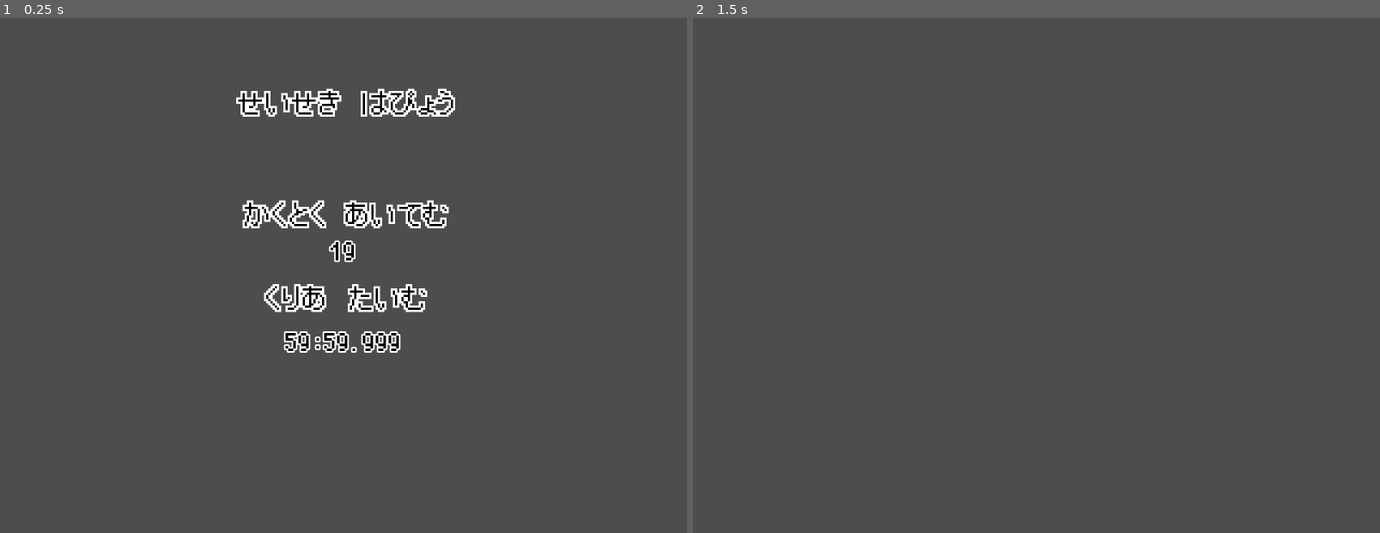
Above: before the commit, frames 1-2 (left to right).
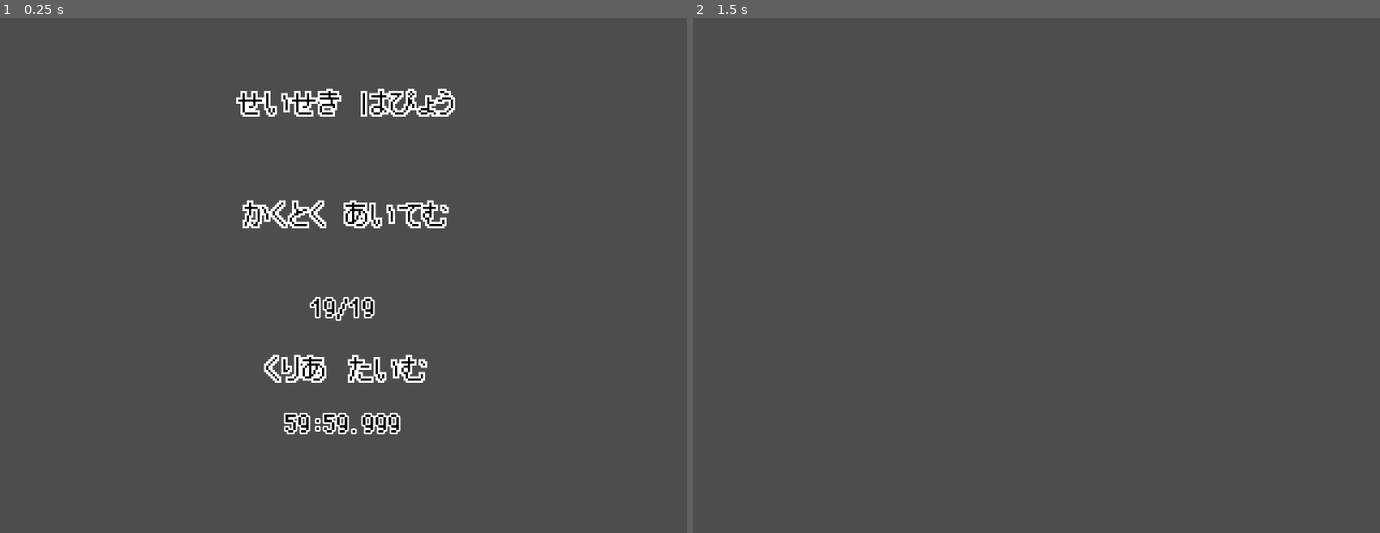
Above: after the commit, the same moments.

Repository: syun77/gd_ino
Game: Godot game, scene res://src/scenes/result/Result.tscn
The game is run twice, just before and just after one commit, with the same random seed, the same clock (stepped at 60 frames per second) and the same inputs.
Inputs (mouse positions are in pixels of both pictures, inside the frame that each line leads up to):
- Up to frame 1 (0.25 s): no input
- Up to frame 2 (1.5 s): tap Enter at 0.5 s; move the mouse to (1187, 249) at 0.52 s; hold Space (action) 0.53-1.28 s; hold Right (ui_right) from 0.53 s (still down); tap R (reset) at 1.25 s; move the mouse to (899, 301) at 1.27 s; tap Space (action) at 1.35 s

The runs differ from the first frame. In frame 1, 2.9% of the frame differs, in the area x 38-63%, y 43-81%; in frame 2, nothing differs.

Commit message:
リザルト画面を実装中

Diff:
--- a/gd_ino/src/common/Common.gd
+++ b/gd_ino/src/common/Common.gd
@@ -25,6 +25,7 @@
 # ----------------------------------------
 var _hiscore = 0
 var _score = 0
+var _gained_item = {} # 獲得アイテム.
 var _layers = []
 var _camera:Camera2D = null
 var _player:Player = null
@@ -64,6 +65,7 @@
 ## 各種変数の初期化.
 func init_vars() -> void:
 	_score = 0
+	_gained_item = {}
 	_snds.clear()
 
 func setup(root, layers, player:Player, camera:Camera2D) -> void:
@@ -78,6 +80,10 @@
 		#snd.volume_db = -4
 		root.add_child(snd)
 		_snds.append(snd)
+
+## 収集アイテム獲得.
+func gain_item(id:Map.eItem) -> void:
+	_gained_item[id] = true
 
 func play_se(name:String, id:int=0) -> void:
 	if id < 0 or MAX_SOUND <= id:
--- a/gd_ino/src/common/Map.gd
+++ b/gd_ino/src/common/Map.gd
@@ -74,6 +74,7 @@
 ## 収集アイテム番号.
 const ITEM_BEGIN = eItem.FUJI # 開始.
 const ITEM_END = eItem.OMEGA # 終端.
+const ITEM_NUM = ITEM_END - ITEM_BEGIN + 1 # 収集アイテム総数.
 
 ## アイテム種別.
 enum eItemType {
--- a/gd_ino/src/scenes/result/Result.gd
+++ b/gd_ino/src/scenes/result/Result.gd
@@ -29,7 +29,7 @@
 # -----------------------------------------
 ## 開始.
 func _ready() -> void:
-	_txt_item.text = "%d"%_gained_item
+	_txt_item.text = "%d/%d"%[_gained_item, Map.ITEM_NUM]
 	var msec = int(_clear_time*1000) % 1000
 	var sec = int(_clear_time) % 60
 	var minute = int(_clear_time/60)
--- a/gd_ino/src/scenes/result/Result.tscn
+++ b/gd_ino/src/scenes/result/Result.tscn
@@ -8,15 +8,15 @@
 script = ExtResource("1_kh82h")
 
 [node name="Result" type="Sprite2D" parent="."]
-position = Vector2(640, 320)
+position = Vector2(640, 512)
 scale = Vector2(4, 4)
 texture = ExtResource("1_s4wc2")
 
 [node name="GainItem" type="Label" parent="."]
 offset_left = 552.0
-offset_top = 408.0
+offset_top = 512.0
 offset_right = 728.0
-offset_bottom = 458.0
+offset_bottom = 569.0
 text = "999"
 label_settings = ExtResource("2_re1be")
 horizontal_alignment = 1
@@ -24,9 +24,9 @@
 
 [node name="ClearTime" type="Label" parent="."]
 offset_left = 512.0
-offset_top = 576.0
+offset_top = 728.0
 offset_right = 768.0
-offset_bottom = 633.0
+offset_bottom = 785.0
 text = "59:59.999"
 label_settings = ExtResource("2_re1be")
 horizontal_alignment = 1
Binary file changed: gd_ino/assets/images/result.png
